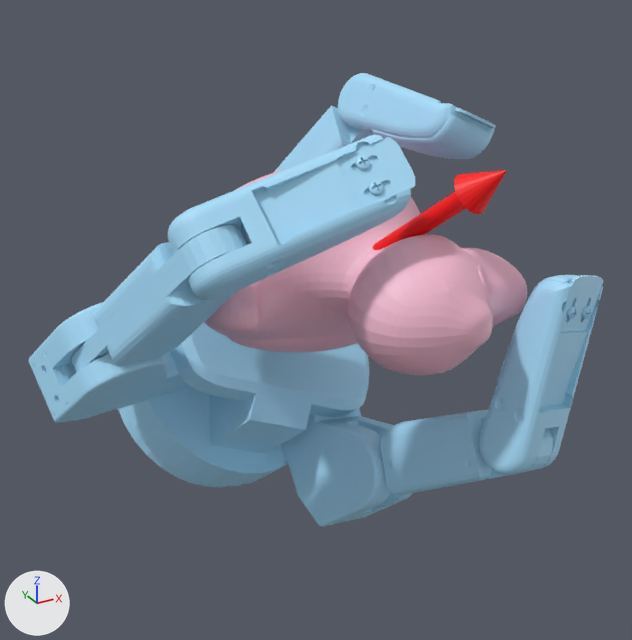
What one commit did to the glTF model static/assets/cond/Barrett/contactdb+rubber_duck/4.glb.
The view is the same before and after, from a camera (50 mm lens) standing at (-0.14, -0.235, 0.103) and looking at (-0.001, 0.018, -0.023). The lights are fixed; the arrows at lower left show +X, +Y and +Z. Where no turn or scale is listed for an object, it has been applied to the vertices. Vertices at the same position are counted once.

In view in the first picture: 'geometry_1', 'geometry_2', 'rubber_duck.stl'.
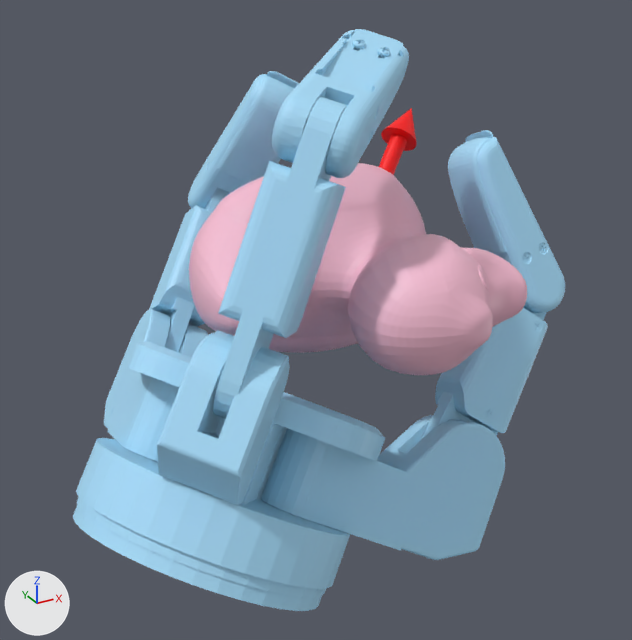
The change, as a diff of the scene's bpy script:
```diff
--- a/static/assets/cond/Barrett/contactdb+rubber_duck/4.glb.py
+++ b/static/assets/cond/Barrett/contactdb+rubber_duck/4.glb.py
@@ me_geometry_1 @@
 me_geometry_1.from_pydata(...)  # 8696 vertices, 17330 faces; spans x -0.097..0.06, y -0.063..0.112, z -0.113..0.059
 # used by ob_geometry_1; location = (0.0, 0.0, 0.0)
+# me_geometry_1 part 1: the loose piece of 347 vertices spanning x -0.062..0.038, y 0.019..0.112, z -0.108..-0.008 is multiplied about its middle by the matrix ((-0.621, -0.695, 0.364), (0.465, -0.7, -0.543), (0.631, -0.168, 0.757)), then moved by (-0.039, -0.073, -0.003)
+# me_geometry_1 part 2: the loose piece of 211 vertices spanning x -0.014..0.025, y 0.065..0.102, z -0.043..0.006 is multiplied about its middle by the matrix ((-0.621, -0.695, 0.364), (0.465, -0.7, -0.543), (0.631, -0.168, 0.757)), then moved by (-0.065, -0.117, -0.005)
+# me_geometry_1 part 3: the loose piece of 449 vertices spanning x -0.003..0.045, y 0.027..0.089, z -0.02..0.057 is multiplied about its middle by the matrix ((-0.655, -0.698, 0.29), (0.434, -0.661, -0.612), (0.619, -0.275, 0.736)), then moved by (-0.06, -0.09, 0.001)
+# me_geometry_1 part 4: the loose piece of 1647 vertices spanning x 0.021..0.047, y -0.022..0.047, z 0.034..0.059 is multiplied about its middle by the matrix ((-0.651, -0.698, 0.298), (0.437, -0.666, -0.605), (0.621, -0.263, 0.738)), then moved by (-0.042, -0.025, 0.014)
+# me_geometry_1 part 5: the loose piece of 925 vertices spanning x -0.097..-0.017, y 0.007..0.074, z -0.059..-0.003 is multiplied about its middle by the matrix ((-0.629, -0.673, 0.389), (0.43, -0.718, -0.547), (0.647, -0.176, 0.741)), then moved by (0.062, -0.065, -0.034)
+# me_geometry_1 part 6: the loose piece of 449 vertices spanning x -0.087..-0.046, y -0.034..0.039, z -0.037..0.035 is multiplied about its middle by the matrix ((-0.574, -0.701, 0.424), (0.442, -0.701, -0.56), (0.689, -0.135, 0.712)), then moved by (0.116, -0.022, -0.043)
+# me_geometry_1 part 7: the loose piece of 1647 vertices spanning x -0.066..-0.002, y -0.043..-0.011, z 0.011..0.053 is multiplied about its middle by the matrix ((-0.584, -0.696, 0.418), (0.44, -0.704, -0.558), (0.682, -0.142, 0.717)), then moved by (0.099, 0.024, -0.026)
+# me_geometry_1 part 8: the loose piece of 925 vertices spanning x -0.005..0.032, y -0.012..0.073, z -0.113..-0.044 is multiplied about its middle by the matrix ((-0.648, -0.58, 0.493), (0.283, -0.785, -0.551), (0.707, -0.218, 0.673)), then moved by (-0.067, 0.011, 0.026)
+# me_geometry_1 part 9: the loose piece of 449 vertices spanning x 0.004..0.045, y -0.062..0.017, z -0.096..-0.037 is multiplied about its middle by the matrix ((-0.652, -0.597, 0.468), (0.267, -0.758, -0.595), (0.71, -0.263, 0.653)), then moved by (-0.049, 0.101, 0.043)
+# me_geometry_1 part 10: the loose piece of 1647 vertices spanning x 0.023..0.06, y -0.063..-0.042, z -0.058..0.011 is multiplied about its middle by the matrix ((-0.653, -0.6, 0.462), (0.263, -0.752, -0.605), (0.71, -0.273, 0.649)), then moved by (-0.04, 0.132, 0.048)
 me_geometry_1.materials.append(mat_defaultmaterial_001)
@@ me_geometry_2 @@
 me_geometry_2.from_pydata(...)  # 75 vertices, 144 faces; spans x -0.0028..0.0245, y -0.0499..0.0021, z -0.0023..0.0434
 # used by ob_geometry_2; location = (0.0, 0.0, 0.0)
+# me_geometry_2 part 11: the whole mesh is multiplied about the mesh origin by the matrix ((0.606, -0.772, -0.192), (0.643, 0.333, 0.69), (-0.469, -0.541, 0.698))
 me_geometry_2.materials.append(mat_defaultmaterial_002)
```

What differs and where, as boxes [x1, y1, x2, y2] in the pictures (632 x 640 px; the box of a moved part takes in the faces that stretch with it):
'geometry_1', reshaped (14% narrower, 28% taller)
    before: [28, 73, 603, 527]
    after: [73, 29, 565, 611]
'geometry_2', reshaped
    before: [373, 170, 507, 250]
    after: [379, 108, 416, 175]
part 1 of me_geometry_1, moved or reshaped
    before: [118, 323, 369, 487]
    after: [73, 342, 385, 611]
part 2 of me_geometry_1, moved or reshaped (not visible before)
    after: [157, 332, 290, 505]
part 3 of me_geometry_1, moved or reshaped
    before: [273, 105, 374, 173]
    after: [203, 97, 347, 419]
part 4 of me_geometry_1, moved or reshaped
    before: [338, 73, 496, 159]
    after: [272, 29, 409, 178]
part 5 of me_geometry_1, moved or reshaped
    before: [28, 302, 190, 423]
    after: [261, 415, 505, 560]
part 6 of me_geometry_1, moved or reshaped
    before: [71, 225, 248, 373]
    after: [420, 308, 548, 441]
part 7 of me_geometry_1, moved or reshaped
    before: [168, 135, 415, 300]
    after: [448, 130, 565, 313]
part 8 of me_geometry_1, moved or reshaped
    before: [281, 408, 413, 527]
    after: [104, 309, 208, 462]
part 9 of me_geometry_1, moved or reshaped
    before: [376, 410, 553, 497]
    after: [149, 187, 230, 352]
part 10 of me_geometry_1, moved or reshaped
    before: [479, 275, 603, 475]
    after: [188, 71, 299, 209]
